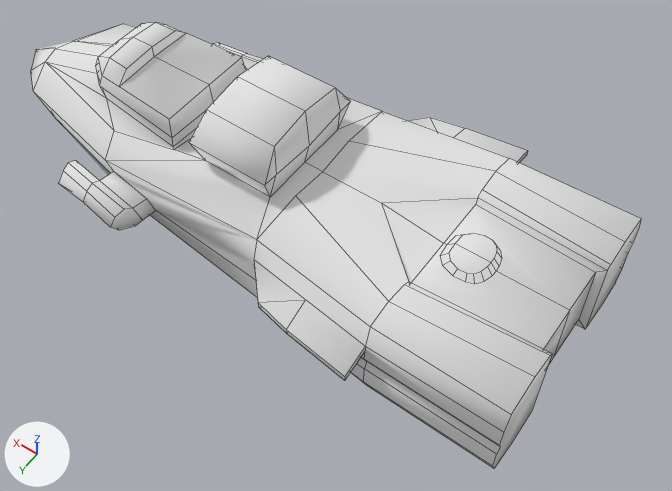
Before and after pictures for a commit that changed the Blender file Assets/Models/player.blend.
One viewpoint serves both versions: a 50 mm camera at (-7.39, 9.72, 14.22) aimed at (-0.67, 0.31, -0.57). Arrows for +X, +Y and +Z are at lower left; the lights stay in place. Mesh edges are drawn as thin lines.

The first picture shows 'Player'.
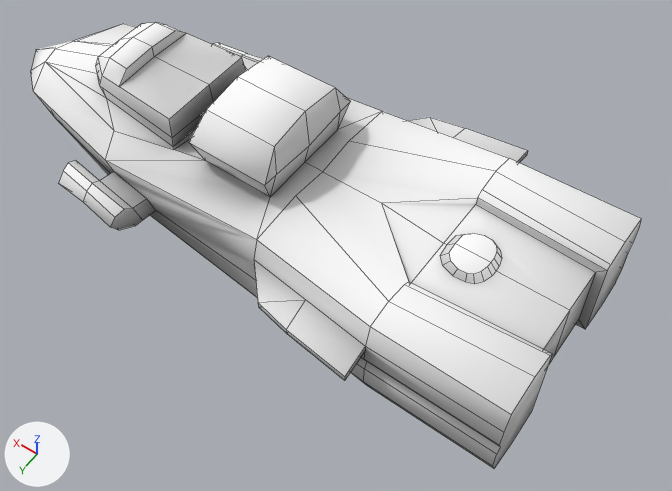
The change, as a diff of the scene's bpy script:
```diff
--- a/Assets/Models/player.blend.py
+++ b/Assets/Models/player.blend.py
@@ img_player @@
+img_player = load_image('Player', '../Textures/Player occlusin 2048x2048.png', 2048, 2048, 'sRGB')
@@ mat_player @@
 mat_player = diffuse_material('Player')
-mat_player.base_color = (0.8, 0.8, 0.8)  # white #e7e7e7
+mat_player.texture = img_player
 mat_player.roughness = 0.5
@@ me_player @@
 # used by ob_player; location = (0.0, 0.0, 0.0)
-me_player.from_pydata(...)  # 146 vertices, 116 faces; spans x -5.59..8.11, y -0.02..3.21, z -1.37..2.38
+me_player.from_pydata(...)  # 260 vertices, 232 faces; spans x -5.59..8.11, y -3.21..3.21, z -1.37..2.38
+# me_player part 1
+# 3 vertices move from x 2.55..5.58, y -0.02..0.01, z 0.99..1.78 to x 2.55..5.58, y 0.0, z 0.99..1.78
+# 114 vertices are added at x -5.59..7.72, y -3.21..-0.11, z -1.19..2.25
+# 116 new faces join them
+# me_player part 2: 116 kept faces spanning x -5.59..8.11, y 0.0..3.21, z -1.37..2.38 get new texture (UV) coordinates
 me_player.materials.append(mat_player)
@@ ob_player @@
 ob_player.location = (0.0, 0.0, 0.0)
-_m = ob_player.modifiers.new('Симметрия', 'MIRROR')
-_m.use_axis = (False, True, False)
-_m.merge_threshold = 0.1
```

Where the change shows, as pixel boxes [x1, y1, x2, y2] in the pictures (672 x 491 px):
'Player', surface changed, reshaped, modifiers changed
    both: [31, 22, 641, 468]
part 1 of me_player, built on
    before: [46, 33, 246, 146]
    after: [37, 22, 641, 358]
part 2 of me_player, surface changed
    both: [31, 37, 570, 468]
